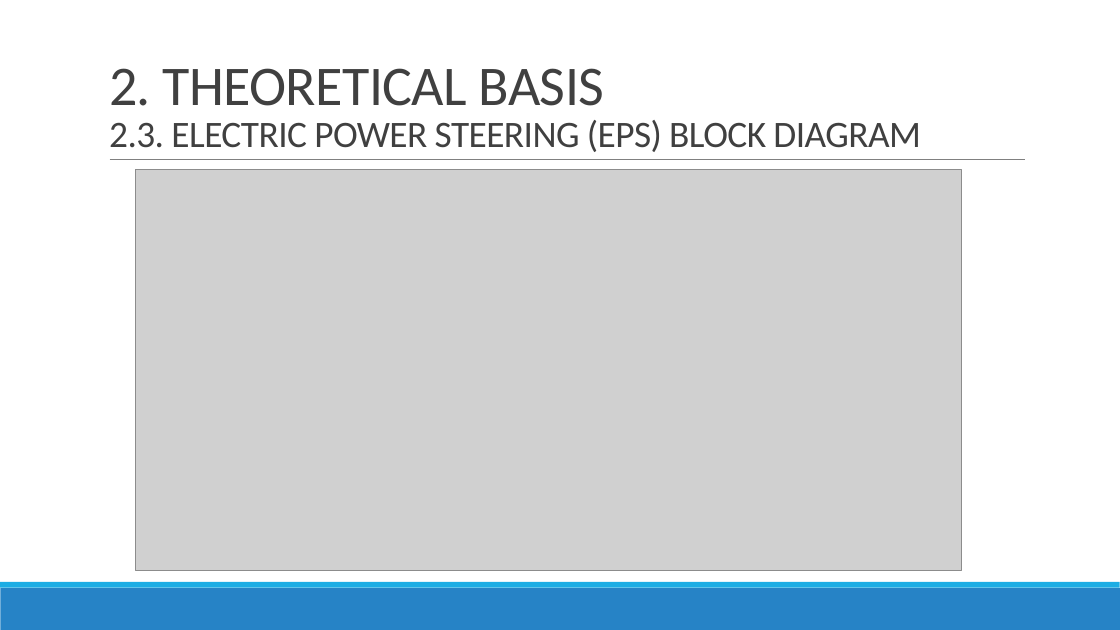
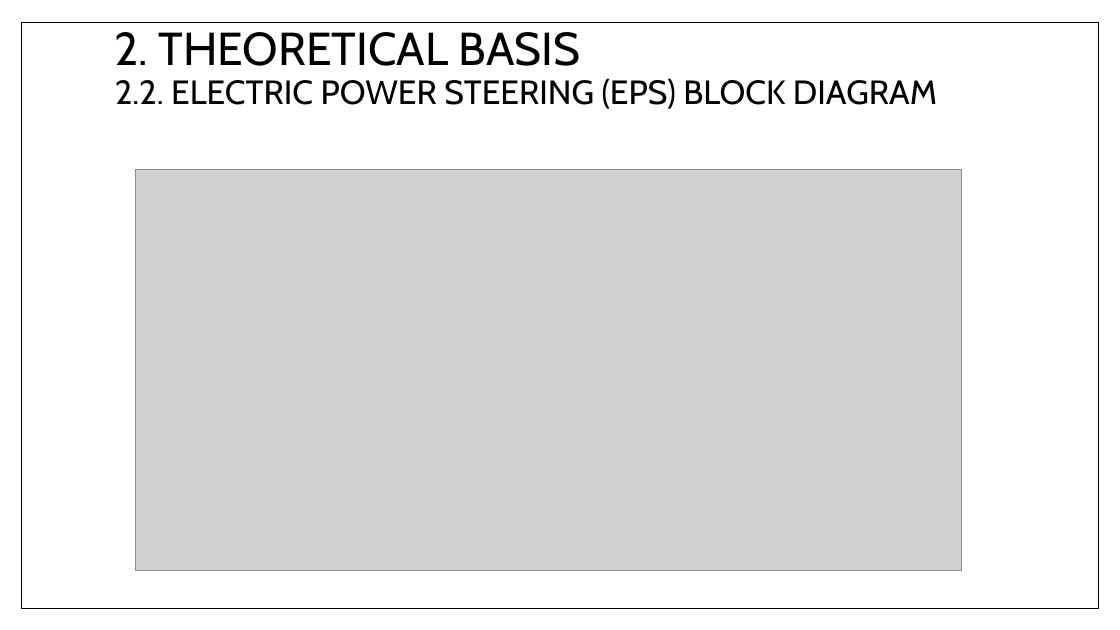
Before and after one commit to Bminhhh/CapsoneProject, a slide deck: slide 6 of duy/CAPSTONE PROJECT/CAPSTONE PROJECT REPORT.pptx. Drawn at 1120x630 pixels with LibreOffice and Linux fonts; fonts in the diff are those of the drawing; grey boxes stand for pictures. Boxes give left, top, right and bottom in pixels: in the first picture for what was removed or moved away, otherwise in the second. Text is boxed around its words. In the diff, an @@ line names an element or a change of style, - is before the commit and + after.

```diff
--- a/duy/CAPSTONE PROJECT/CAPSTONE PROJECT REPORT.pptx
+++ b/duy/CAPSTONE PROJECT/CAPSTONE PROJECT REPORT.pptx
@@ rectangle added at box(21, 23, 1098, 608), fill #FFFFFF, outline #000000 1 pt @@
@@ title "2. THEORETICAL BASIS 2.2. ELECTRIC ..." at box(115, 32, 937, 109): vertical alignment bottom to middle @@
@@ title at box(115, 32, 937, 109): text changed; size 32 to 28.8 pt; font Calibri to Cabin; text colour #404040 to #000000 @@
-2. THEORETICAL BASIS
-2.3. ELECTRIC POWER STEERING (EPS) BLOCK DIAGRAM
+2. THEORETICAL BASIS
+2.2. ELECTRIC POWER STEERING (EPS) BLOCK DIAGRAM
@@ line removed from (110, 160) to (1026, 160) @@
@@ rectangle removed at box(0, 588, 1120, 630) @@
@@ rectangle removed at box(0, 582, 1120, 588) @@
```
Also in this commit, not shown: 17 other slides changed, 2 slides added, 2 slides removed, 7 other files.
